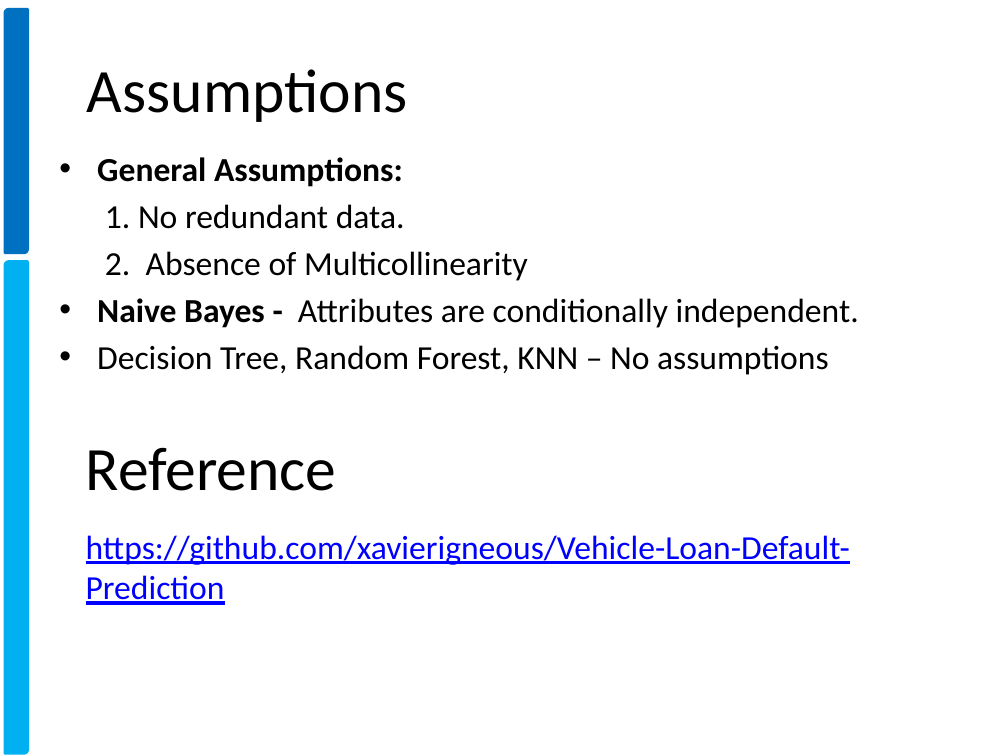
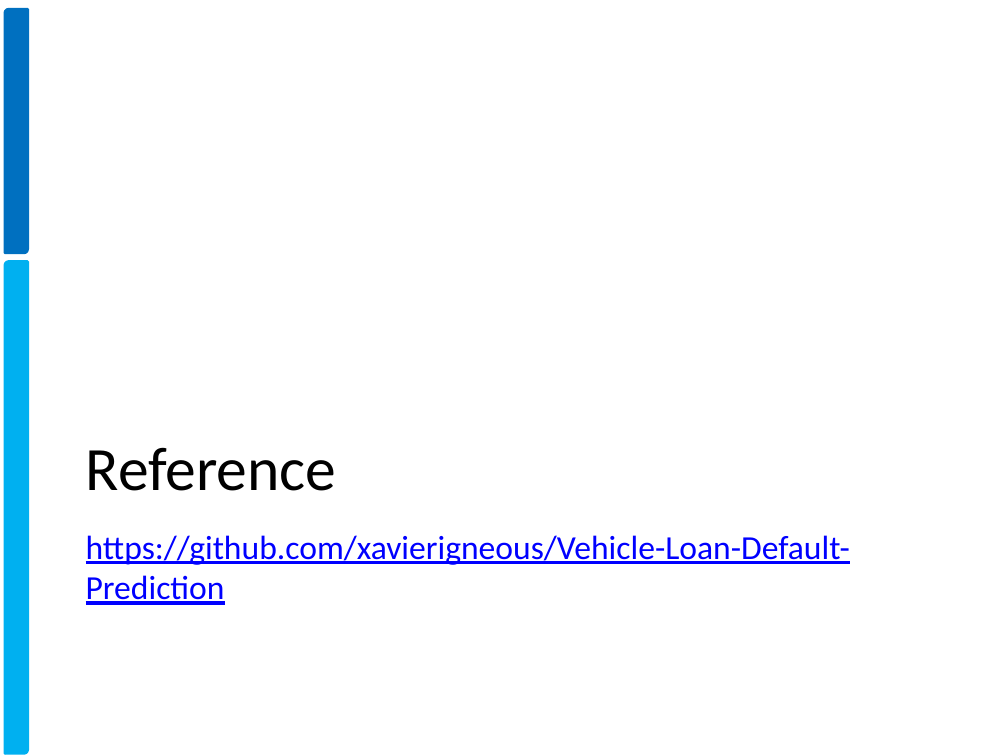
Before and after one commit to xavierigneous/Vehicle-Loan-Default-Prediction, a slide deck: slide 16 of Pravin Kumar/Vehicle Loan Default Prediction.pptx (slide 13 before the commit). Drawn at 1008x756 pixels with LibreOffice and Linux fonts; fonts in the diff are those of the drawing; background and template pictures are left out. Boxes give left, top, right and bottom in pixels: in the first picture for what was removed or moved away, otherwise in the second. Text is boxed around its words. In the diff, an @@ line names an element or a change of style, - is before the commit and + after.

```diff
--- a/Pravin Kumar/Vehicle Loan Default Prediction.pptx
+++ b/Pravin Kumar/Vehicle Loan Default Prediction.pptx
@@ title removed at (87, 69, 408, 122) @@
-Assumptions
@@ text removed at (97, 157, 859, 375) @@
-• General Assumptions:
-1. No redundant data.
-2. Absence of Multicollinearity
-• Naive Bayes - Attributes are conditionally independent.
-• Decision Tree, Random Forest, KNN – No assumptions
```
Also in this commit, not shown: 6 other slides changed, 8 slides added, 5 slides removed, 3 other files.
